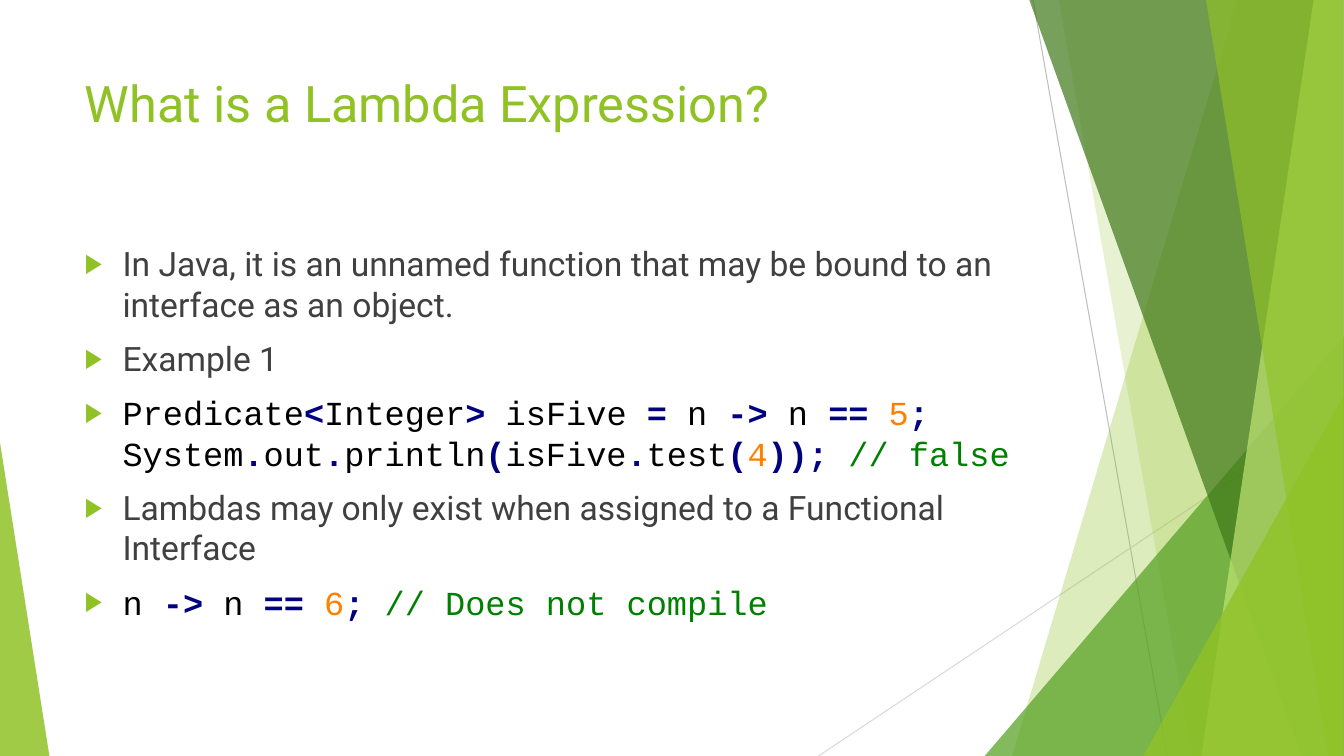
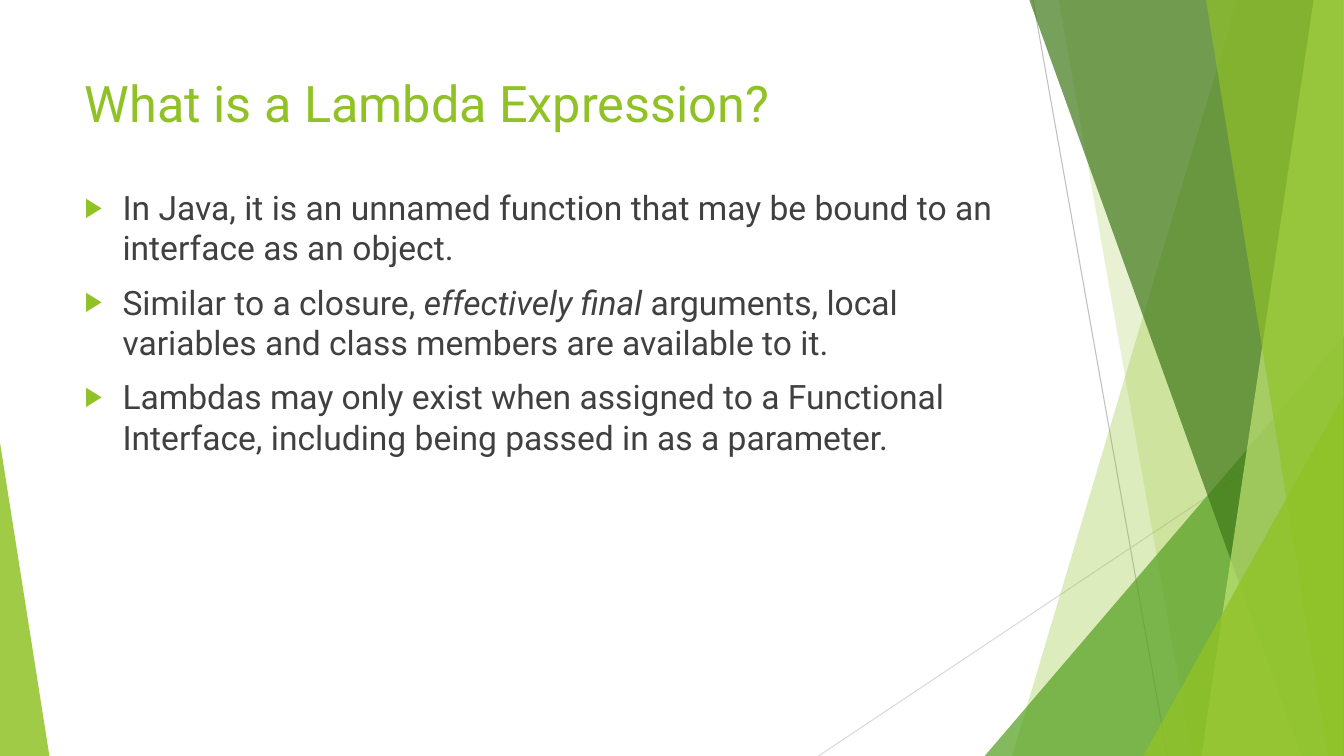
Before and after one commit to RichardRoda/2017-CodePaLOUsa-Lambda, a slide deck: slide 3 of Learning to Love the Lambda in the Stream.pptx. Drawn at 1344x756 pixels with LibreOffice and Linux fonts; fonts in the diff are those of the drawing. Boxes give left, top, right and bottom in pixels: in the first picture for what was removed or moved away, otherwise in the second. Text is boxed around its words. In the diff, an @@ line names an element or a change of style, - is before the commit and + after.

Commit message:
Complete discussion of Functional Interfaces (FIs).  Starting discussion of streams.

```diff
--- a/Learning to Love the Lambda in the Stream.pptx
+++ b/Learning to Love the Lambda in the Stream.pptx
@@ text "In Java, it is an ...": place and size @@
-text "In Java, it is an ..." at (123,250,1010,622)
+text "In Java, it is an ..." at (123,194,992,457)
@@ text at (123,289,944,457): text changed; font Courier New to Roboto @@
-▶ Example 1
-▶ Predicate<Integer> isFive = n -> n == 5; System.out.println(isFive.test(4)); // false
-▶ Lambdas may only exist when assigned to a Functional Interface
-▶ n -> n == 6; // Does not compile
+▶ Similar to a closure, effectively final arguments, local variables and class members are available to it.
+▶ Lambdas may only exist when assigned to a Functional Interface, including being passed in as a parameter.
```
Also in this commit, not shown: 3 other slides changed, 8 slides added, 2 other files.
